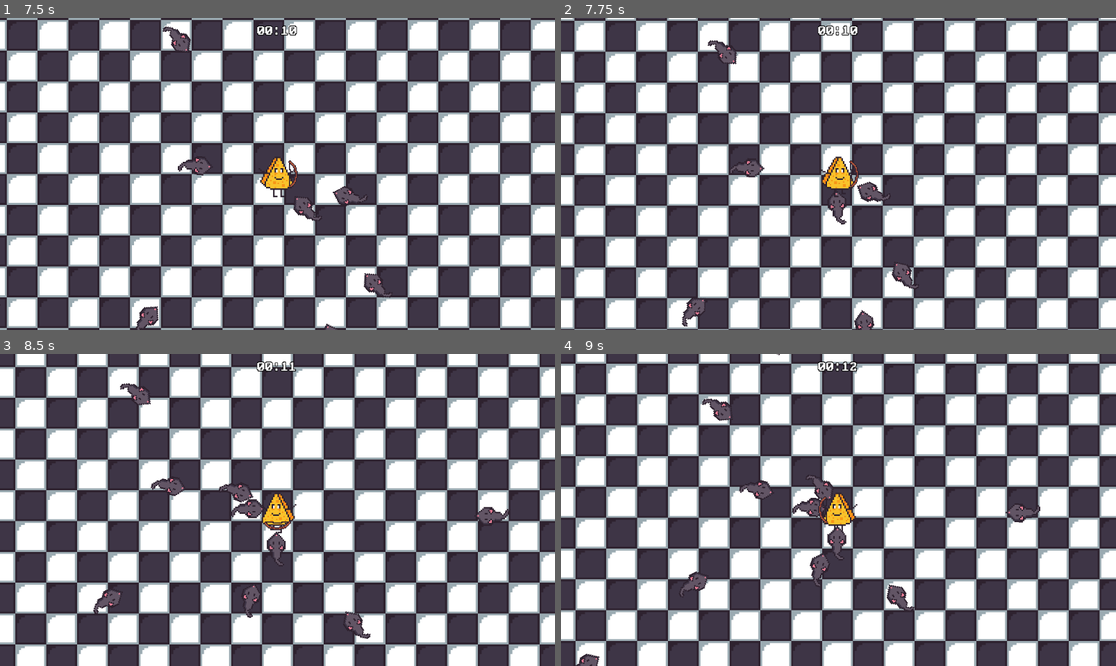
Above: before the commit, frames 1-4 (two rows, left to right).
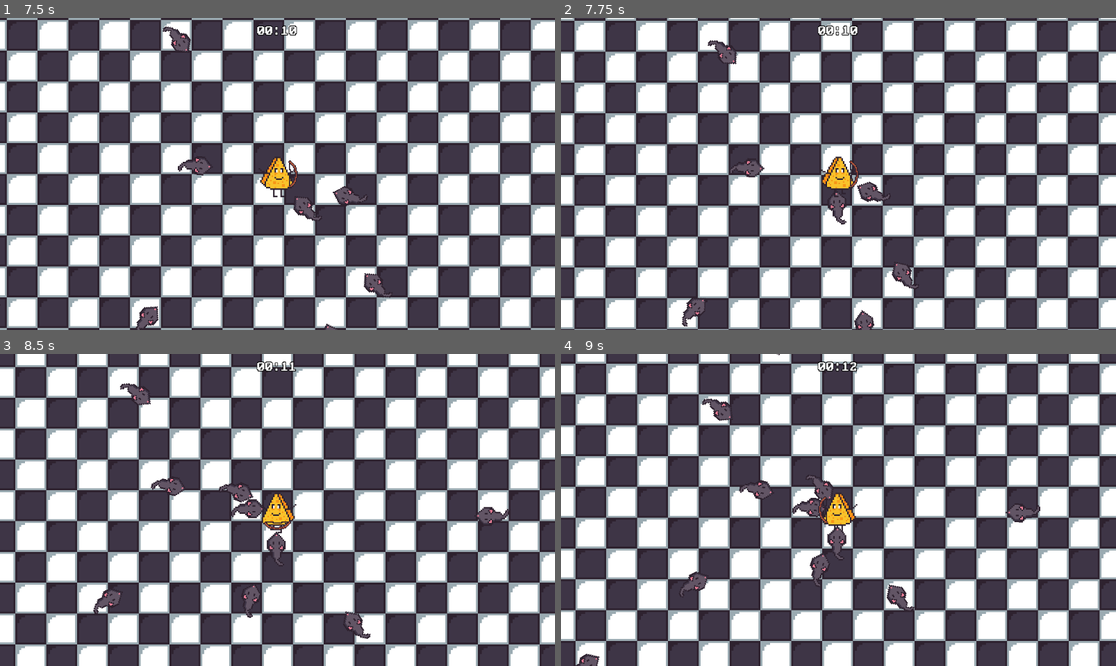
Above: after the commit, the same moments.

Repository: Fiss53/CheeseSurvivor
Game: Godot game, scene res://Scenes/MainScene.tscn
Two runs of this game, one before a commit and one after it. Both use one fixed random seed, a clock stepped at 60 frames per second and the inputs below.
Inputs:
- Up to frame 1 (7.5 s): tap Enter at 0.5 s; hold Right (ui_right) 0.53-1.28 s; hold Down (ui_down) 1.28-2.03 s; hold Right (ui_right) 2.03-2.78 s; hold Up (ui_up) 2.78-3.53 s; hold Left (ui_left) 3.53-5.03 s; hold Down (ui_down) 5.03-5.78 s; hold Right (ui_right) 5.78-6.53 s; hold Up (ui_up) 6.53-7.28 s; hold Right (ui_right) from 7.28 s (still down)
- Up to frame 2 (7.75 s): keep holding Right (ui_right)
- Up to frame 3 (8.5 s): release Right (ui_right) at 8.03 s; hold Down (ui_down) from 8.03 s (still down)
- Up to frame 4 (9 s): release Down (ui_down) at 8.78 s; hold Left (ui_left) from 8.78 s (still down)

Frame 1 is identical in both runs. In frame 2, 1.3% of the frame differs, in the area x 0-100%, y 0-100%; in frame 3, 1.0%; in frame 4, 1.3%.

Commit message:
Ajout des cadavres de souris

Diff:
--- a/Scenes/Ennemy.tscn
+++ b/Scenes/Ennemy.tscn
@@ -65,4 +65,6 @@
 rotation = -1.5708
 polygon = PackedVector2Array(21, 14, 1, 33, -17, 14, -17, -2, -8, -9, -8, -21, -2, -25, -6, -31, -12, -31, -15, -35, -11, -38, -3, -38, 11, -21, 12, -9, 21, -2)
 
+[node name="Sprite2D" type="Sprite2D" parent="."]
+
 [connection signal="animation_finished" from="AnimatedSprite2D" to="." method="_on_animated_sprite_2d_animation_finished"]
--- a/Scenes/MainScene.tscn
+++ b/Scenes/MainScene.tscn
@@ -201,6 +201,8 @@
 cell_quadrant_size = 64
 format = 2
 layer_0/tile_data = PackedInt32Array(65538, 0, 0, 65539, 65536, 0, 3, 0, 0, 2, 65536, 0, -2883650, 0, 0, -2818114, 6553 …(193758 unchanged characters)…
+
+[node name="DeadEnnemies" type="Node2D" parent="."]
 
 [node name="EnnemyPool" type="Node2D" parent="."]
 script = ExtResource("3_v0ycr")
--- a/Scripts/Ennemy.gd
+++ b/Scripts/Ennemy.gd
@@ -41,3 +41,18 @@
 func _on_animated_sprite_2d_animation_finished():
 	queue_free()
 	get_node("/root/MainScene/EnnemyPool").max_ennemies += 1
+
+	var player_vars = get_node("/root/MainScene/Player")
+
+	var dead_mouse_texture = ImageTexture.create_from_image(
+		Image.load_from_file("res://Assets/DeadMouse.png"))
+
+	var dead_mouse_sprite = Sprite2D.new()
+
+	dead_mouse_sprite.set_texture(dead_mouse_texture)
+	dead_mouse_sprite.set_scale(Vector2(3, 3))
+	dead_mouse_sprite.position = position
+	dead_mouse_sprite.look_at(player_vars.position)
+	dead_mouse_sprite.rotate(-PI / 2)
+
+	get_node("/root/MainScene/DeadEnnemies").add_child(dead_mouse_sprite)
--- a/project.godot
+++ b/project.godot
@@ -58,3 +58,7 @@
 "events": [Object(InputEventKey,"resource_local_to_scene":false,"resource_name":"","device":-1,"window_id":0,"alt_pressed":false,"shift_pressed":false,"ctrl_pressed":false,"meta_pressed":false,"pressed":false,"keycode":0,"physical_keycode":32,"key_label":0,"unicode":32,"echo":false,"script":null)
 ]
 }
+
+[rendering]
+
+textures/canvas_textures/default_texture_filter=0
Not shown, added: Assets/DeadMouse.png.import
Not shown: 1 places in Scenes/HUD.tscn that only renumber resources
Not shown, added: export_presets.cfg
